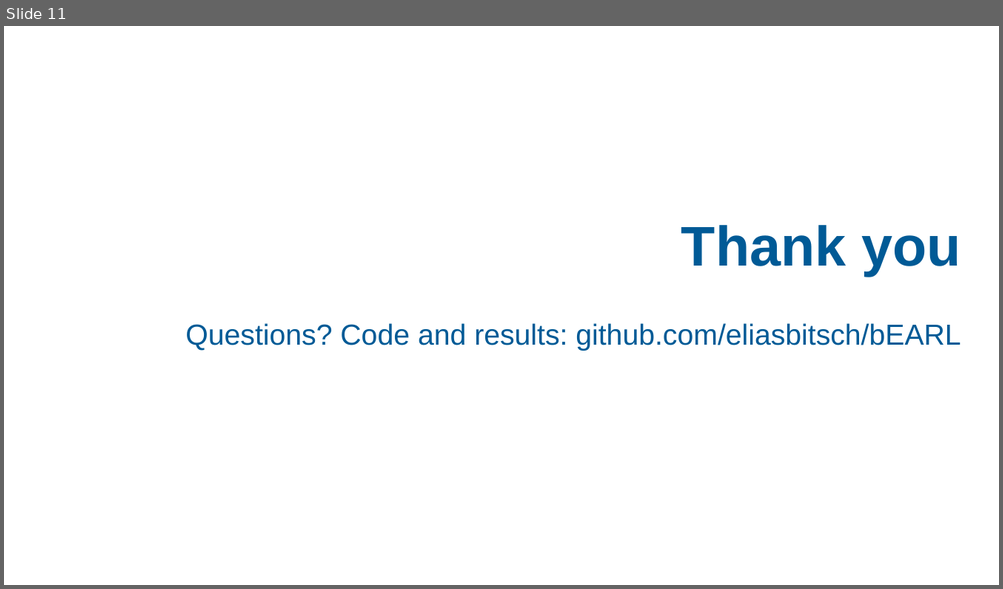
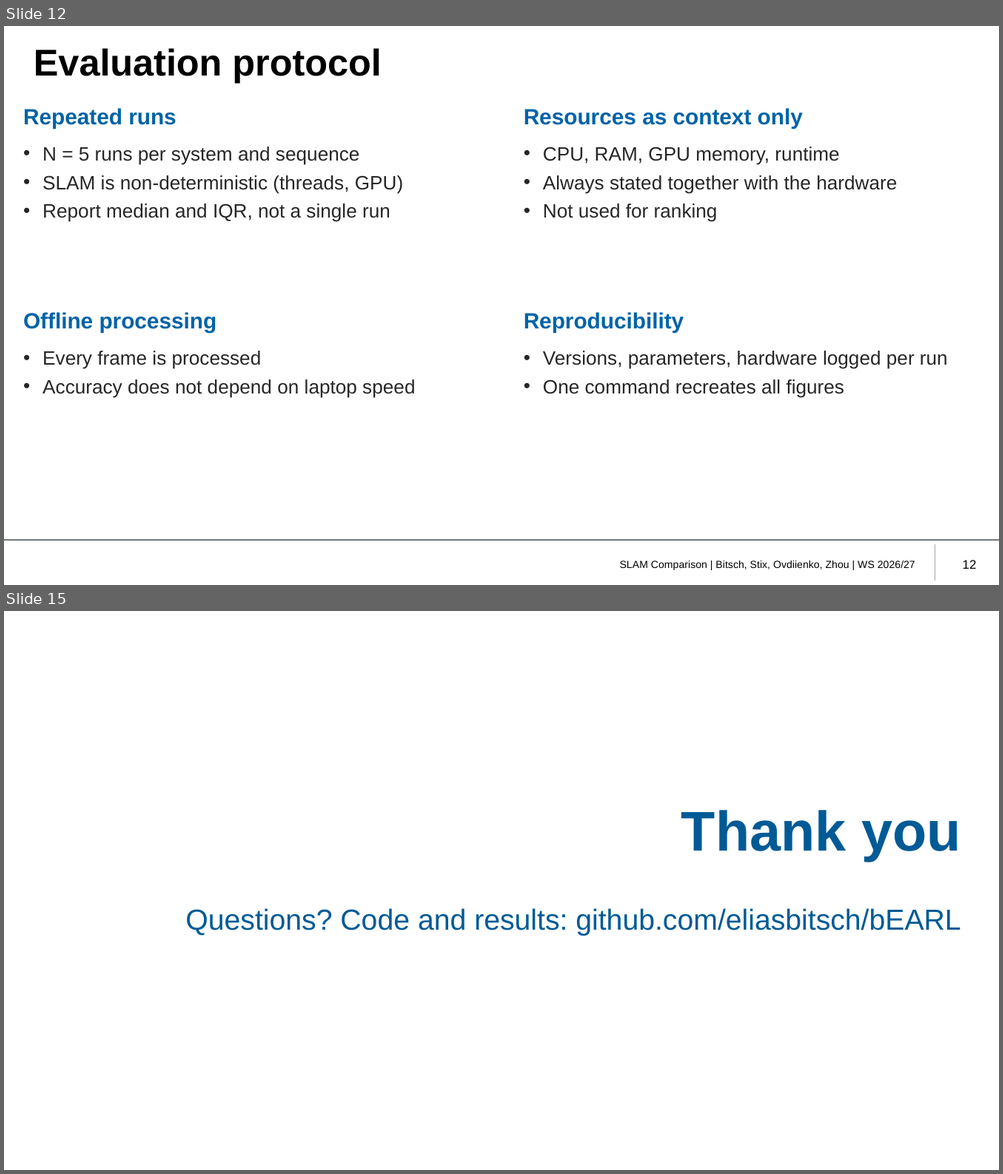
Before and after one commit to eliasbitsch/bEARL, a slide deck: slides/slam_comparison.pptx. Shown one above the other, each under a label of ours: slide 11 before the commit, slides 12 and 15 after it; the slides between them are not shown. The pictures are 1003x589 and 1003x1174 pixels, drawn with LibreOffice and Linux fonts; fonts in the diff are those of the drawing; background and template pictures are left out. Boxes give left, top, right and bottom in pixels: in the first picture for what was removed or moved away, otherwise in the second. Text is boxed around its words. In the diff, an @@ line names an element or a change of style, - is before the commit and + after.

```diff
--- a/slides/slam_comparison.pptx
+++ b/slides/slam_comparison.pptx
@@ slide 12 added at (4, 26, 999, 585), background #FFFFFF @@
@@ title added at (34, 48, 381, 83), 27 pt, text #000000, bold @@
+Evaluation protocol
@@ text added at (23, 108, 176, 129), 16 pt, text #0063A6, bold @@
+Repeated runs
@@ text added at (523, 108, 802, 129), 16 pt, text #0063A6, bold @@
+Resources as context only
@@ text added at (42, 147, 403, 222), 14 pt, text #262626 @@
+• N = 5 runs per system and sequence
+• SLAM is non-deterministic (threads, GPU)
+• Report median and IQR, not a single run
@@ text added at (543, 147, 896, 222), 14 pt, text #262626 @@
+• CPU, RAM, GPU memory, runtime
+• Always stated together with the hardware
+• Not used for ranking
@@ text added at (23, 312, 217, 333), 16 pt, text #0063A6, bold @@
+Offline processing
@@ text added at (523, 312, 684, 333), 16 pt, text #0063A6, bold @@
+Reproducibility
@@ text added at (42, 351, 415, 398), 14 pt, text #262626 @@
+• Every frame is processed
+• Accuracy does not depend on laptop speed
@@ text added at (543, 351, 948, 398), 14 pt, text #262626 @@
+• Versions, parameters, hardware logged per run
+• One command recreates all figures
@@ line added from (4, 540) to (999, 540), #72777A 1 pt @@
@@ line added from (935, 544) to (935, 581), #A6A6A6 1 pt @@
@@ text added at (620, 561, 915, 571), 7.5 pt, text #000000 @@
+SLAM Comparison | Bitsch, Stix, Ovdiienko, Zhou | WS 2026/27
@@ page number added at (962, 560, 976, 569), 9 pt, text #000000 @@
+12
@@ what was slide 11 is now slide 15 @@
```
Also in this commit, not shown: 5 slides changed, 7 other slides added, 4 slides removed.
